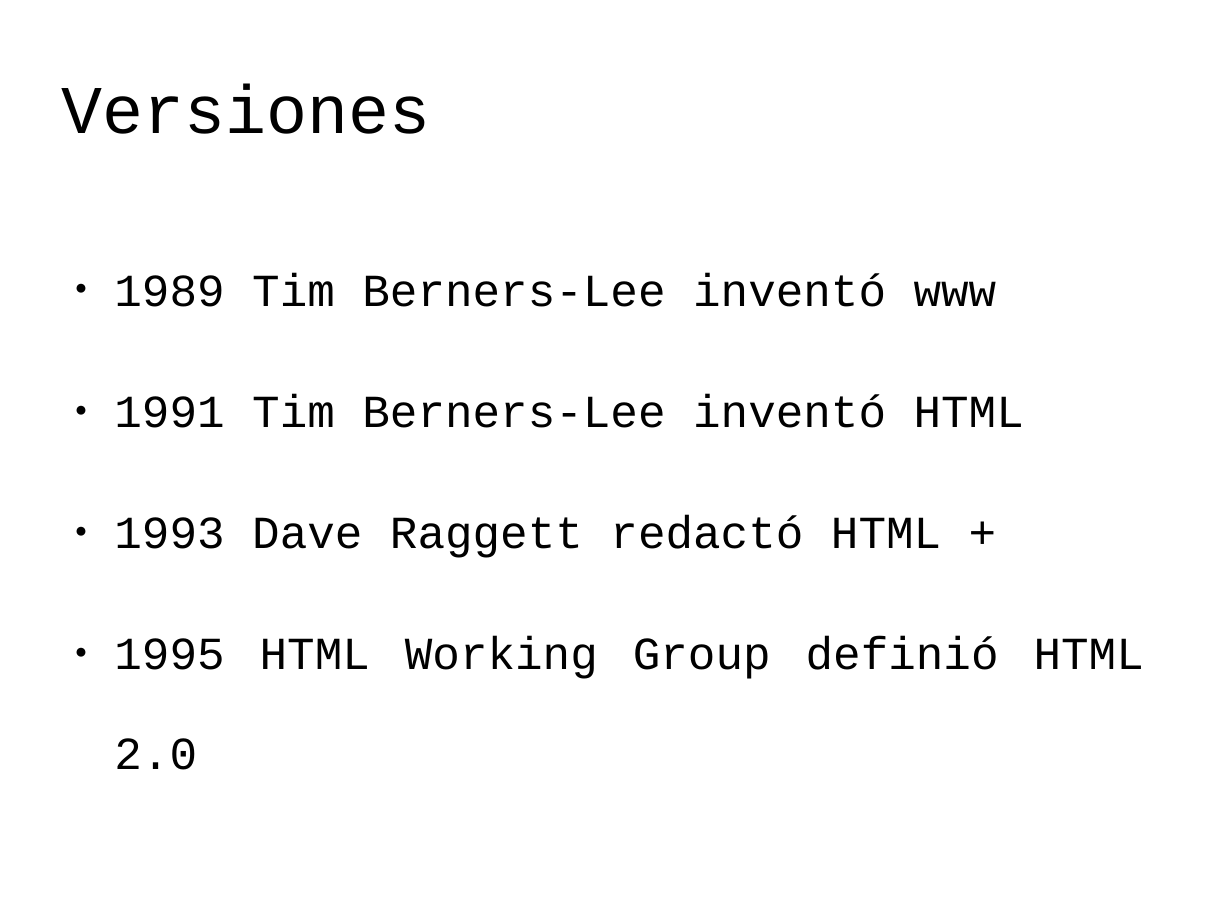
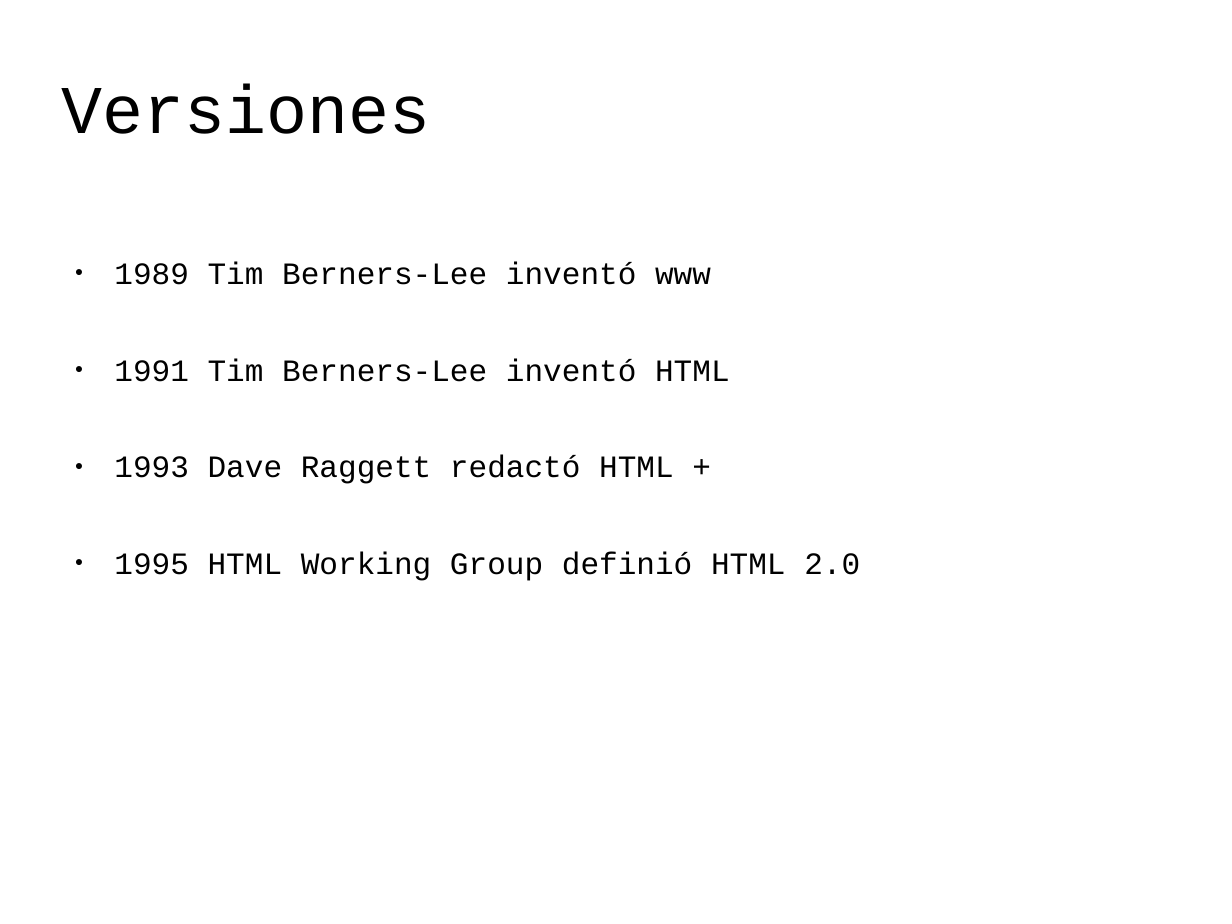
Before and after one commit to codefuncode/Curso-de-HTML-2020, a slide deck: slide 4 of 01-Tutorial-HTML/001-Introduccion-HTML/Introduccion.odp. Drawn at 1232x924 pixels with LibreOffice and Linux fonts; fonts in the diff are those of the drawing; background and template pictures are left out. Boxes give left, top, right and bottom in pixels: in the first picture for what was removed or moved away, otherwise in the second. Text is boxed around its words. In the diff, an @@ line names an element or a change of style, - is before the commit and + after.

```diff
--- a/01-Tutorial-HTML/001-Introduccion-HTML/Introduccion.odp
+++ b/01-Tutorial-HTML/001-Introduccion-HTML/Introduccion.odp
@@ text "1989 Tim Berners-Lee inventó www" at (x1=114, y1=262, x2=860, y2=581): size 29.6 to 20 pt; line spacing 1.8 to 2; alignment justified to left @@
```
Also in this commit, not shown: 3 other slides changed, 17 other files.
